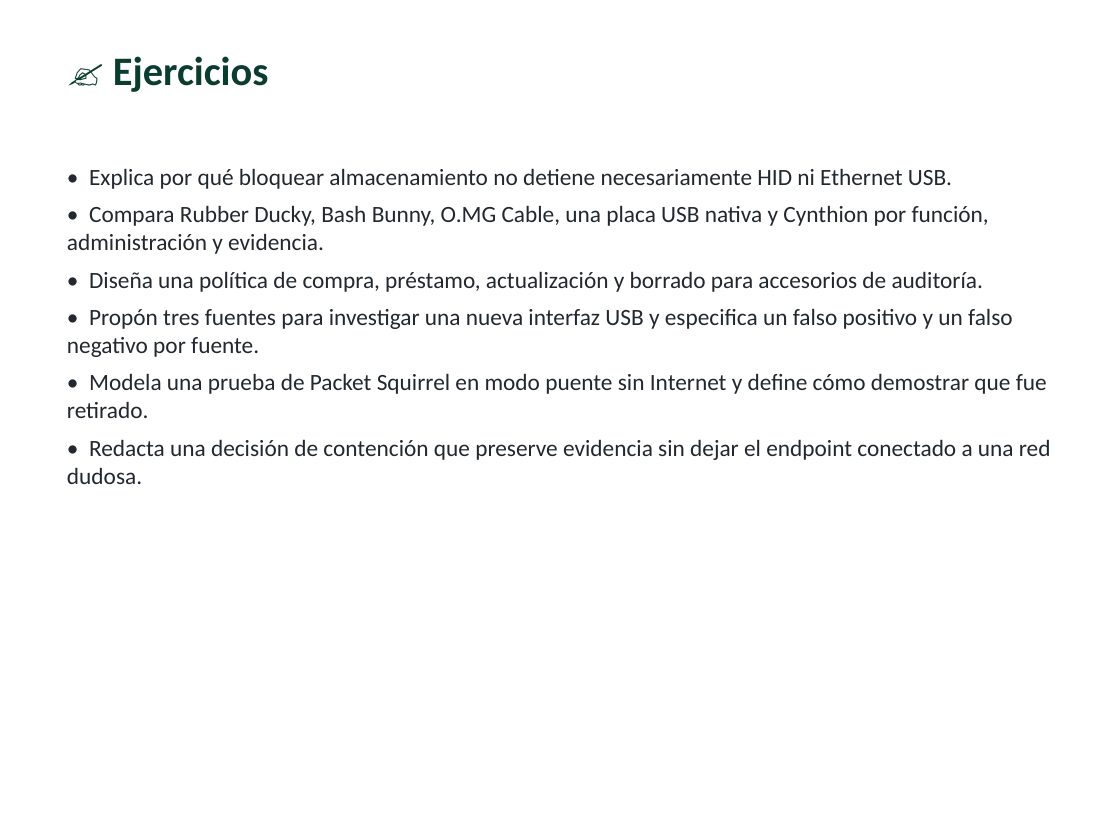
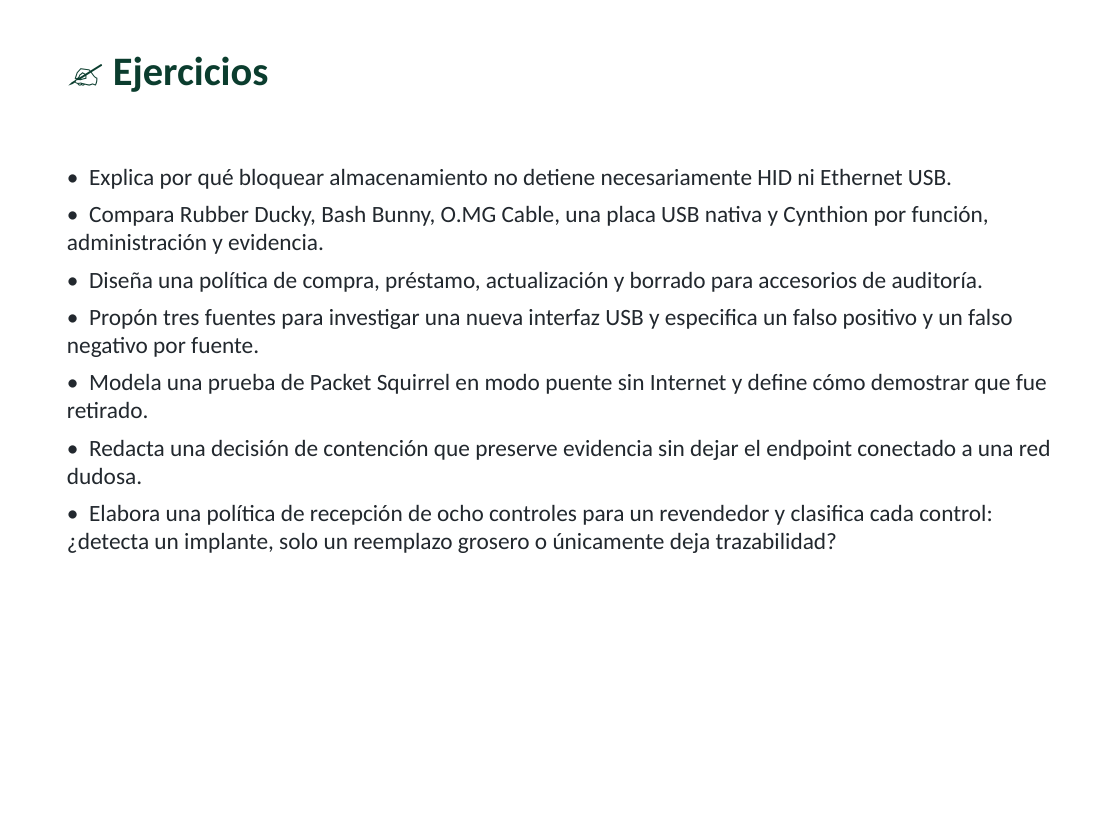
Before and after one commit to vladimiracunadev-create/modern-cybersecurity-program, a slide deck: slide 11 of classes/parte-7-red-team-y-operaciones-ofensivas/177-red-teaming-fisico/clase-177-presentacion.pptx. Drawn at 1120x840 pixels with LibreOffice and Linux fonts; fonts in the diff are those of the drawing. Boxes give left, top, right and bottom in pixels: in the first picture for what was removed or moved away, otherwise in the second. Text is boxed around its words. In the diff, an @@ line names an element or a change of style, - is before the commit and + after.

```diff
--- a/classes/parte-7-red-team-y-operaciones-ofensivas/177-red-teaming-fisico/clase-177-presentacion.pptx
+++ b/classes/parte-7-red-team-y-operaciones-ofensivas/177-red-teaming-fisico/clase-177-presentacion.pptx
@@ text at (67,504,992,553): paragraph added @@
+• Elabora una política de recepción de ocho controles para un revendedor y clasifica cada control: ¿detecta un implante, solo un reemplazo grosero o únicamente deja trazabilidad?
```
Also in this commit, not shown: 1 other slide changed, 53 other files.
